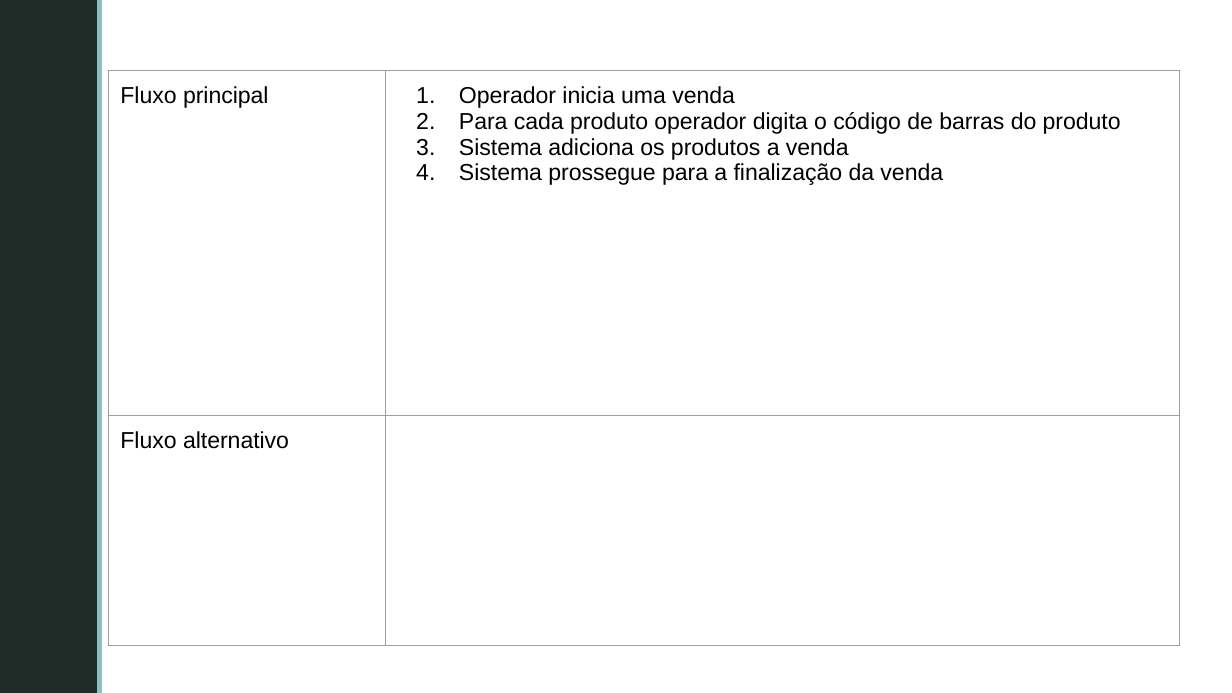
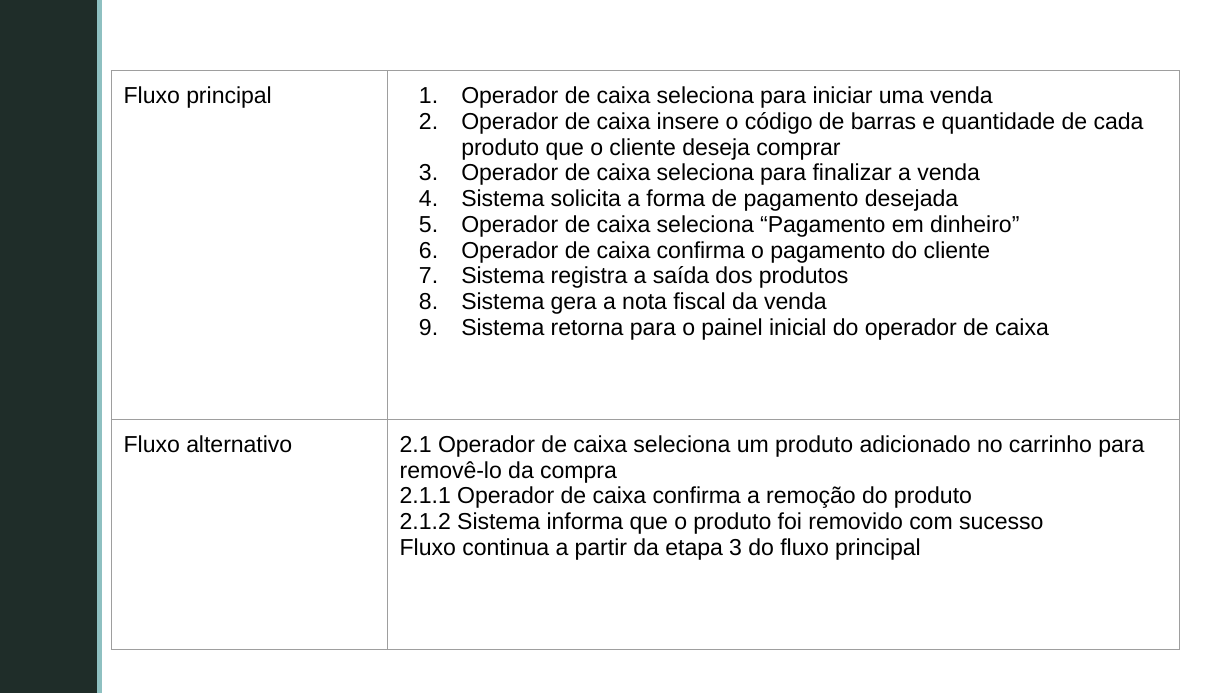
Before and after one commit to GabrielFVieira/PDV_Grupo5_Projeto_Software, a slide deck: slide 20 of documentos/Casos de Uso/CasosDeUso_Requisitos.pptx (slide 16 before the commit). Drawn at 1232x693 pixels with LibreOffice and Linux fonts; fonts in the diff are those of the drawing; background and template pictures are left out. Boxes give left, top, right and bottom in pixels: in the first picture for what was removed or moved away, otherwise in the second. Text is boxed around its words. In the diff, an @@ line names an element or a change of style, - is before the commit and + after.

```diff
--- a/documentos/Casos de Uso/CasosDeUso_Requisitos.pptx
+++ b/documentos/Casos de Uso/CasosDeUso_Requisitos.pptx
@@ table at [111,70,1179,564] @@
-row 1, column 2: Operador inicia uma venda / Para cada produto operador digita o código de barras do produto / Sistema adiciona os produtos a venda / Sistema prossegue para a finalização da venda
+row 1, column 2: Operador de caixa seleciona para iniciar uma venda / Operador de caixa insere o código de barras e quantidade de cada produto que o cliente deseja comprar / Operador de caixa seleciona para finalizar a venda / Sistema solicita a forma de pagamento desejada / Operador de caixa seleciona “Pagamento em dinheiro” / Operador de caixa confirma o pagamento do cliente / Sistema registra a saída dos produtos / Sistema gera a nota fiscal da venda / Sistema retorna para o painel inicial do operador de caixa
-row 2, column 2: 
+row 2, column 2: 2.1 Operador de caixa seleciona um produto adicionado no carrinho para removê-lo da compra / 2.1.1 Operador de caixa confirma a remoção do produto / 2.1.2 Sistema informa que o produto foi removido com sucesso / Fluxo continua a partir da etapa 3 do fluxo principal
```
Also in this commit, not shown: 16 other slides changed, 1 slide added, 3 other files.
